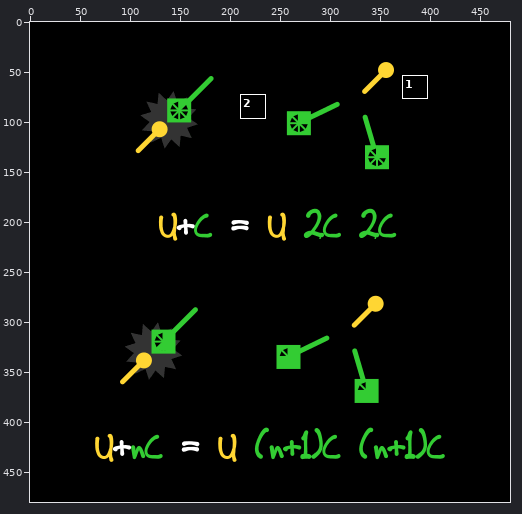
Sprite sheet -- assets/images/help/06.png. Above: a wide view before the commit, with the close-up outlined.
Close-up. As it was:
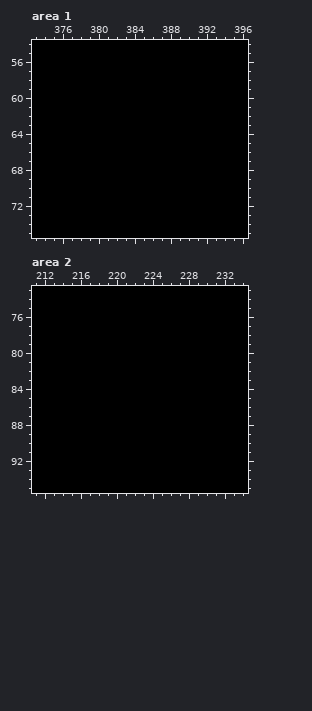
The file is 480x480 pixels. Colours within 5 levels of each other are drawn and written as one. Shown: area 1: x 373..396, y 54..75; area 2: x 211..234, y 73..95. The commit also changed other parts of the picture, which this record leaves out.
After:
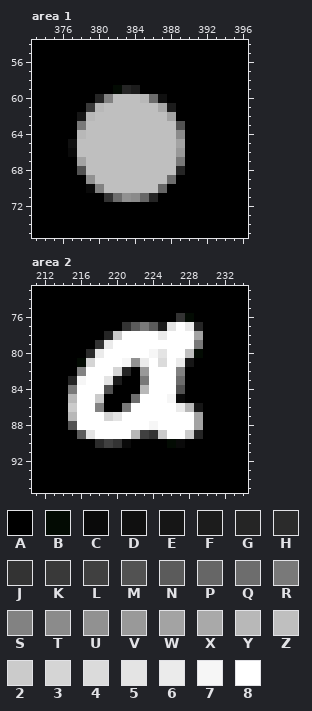
Palette (. is transparent): A #000000  B #030b03  C #0a0a0a  D #101010  E #161616  F #1c1c1c  G #252525  H #2b2b2b  J #333333  K #393939  L #404040  M #525252  N #5b5b5b  P #666666  Q #6d6d6d  R #797979  S #828282  T #8b8b8b  U #919191  V #999999  W #a3a3a3  X #a9a9a9  Y #b8b8b8  Z #bfbfbf  2 #cbcbcb  3 #d5d5d5  4 #dbdbdb  5 #e4e4e4  6 #ebebeb  7 #f6f6f6  8 #ffffff
The exact change:
{"where": "area 1"}
{"y":59,"x":382,"old":"AAA","new":"BGF"}
{"y":60,"x":380,"old":"AAAAAAAA","new":"GSZZZYQD"}
{"y":61,"x":379,"old":"AAAAAAAAAA","new":"KYZZZZZZXF"}
{"y":62,"x":378,"old":"AAAAAAAAAAA","new":"EYZZZZZZZZW"}
{"y":63,"x":378,"old":"AAAAAAAAAAAA","new":"RZZZZZZZZZZM"}
{"y":64,"x":378,"old":"AAAAAAAAAAAA","new":"YZZZZZZZZZZT"}
{"y":65,"x":377,"old":"AAAAAAAAAAAAA","new":"DZZZZZZZZZZZW"}
{"y":66,"x":377,"old":"AAAAAAAAAAAAA","new":"CZZZZZZZZZZZV"}
{"y":67,"x":378,"old":"AAAAAAAAAAAA","new":"WZZZZZZZZZZR"}
{"y":68,"x":378,"old":"AAAAAAAAAAAA","new":"MZZZZZZZZZZG"}
{"y":69,"x":379,"old":"AAAAAAAAAA","new":"UZZZZZZZZQ"}
{"y":70,"x":379,"old":"AAAAAAAAA","new":"CSZZZZZZP"}
{"y":71,"x":381,"old":"AAAAAA","new":"JQUTPG"}
{"where": "area 2"}
{"y":76,"x":227,"old":"AA","new":"JB"}
{"y":77,"x":221,"old":"AAAAAAAAA","new":"JNRNF586G"}
{"y":78,"x":219,"old":"AAAAAAAAAAA","new":"G288886888W"}
{"y":79,"x":218,"old":"AAAAAAAAAAAA","new":"J6888888888R"}
{"y":80,"x":217,"old":"AAAAAAAAAAAAA","new":"H6888887588ZB"}
{"y":81,"x":216,"old":"AAAAAAAAAAAAA","new":"B38887U68486E"}
{"y":82,"x":216,"old":"AAAAAA","new":"S8883G"}
{"y":82,"x":223,"old":"AAAAA","new":"V888S"}
{"y":83,"x":215,"old":"AAAAAA","new":"G7885F"}
{"y":83,"x":223,"old":"AAAAA","new":"R888Q"}
{"y":84,"x":215,"old":"AAAAA","new":"R888M"}
{"y":84,"x":223,"old":"AAAAA","new":"Y888M"}
{"y":85,"x":215,"old":"AAAA","new":"Y882"}
{"y":85,"x":222,"old":"AAAAAA","new":"Q8887C"}
{"y":86,"x":215,"old":"AAAA","new":"288S"}
{"y":86,"x":221,"old":"AAAAAAAAA","new":"R888886YE"}
{"y":87,"x":215,"old":"AAAAAAAAAAAAAAA","new":"Y8883588888888W"}
{"y":88,"x":215,"old":"AAAAAAAAAAAAAAA","new":"M8888888878888W"}
{"y":89,"x":216,"old":"AAAAAAAAAAAAAA","new":"N58888YLJ2882G"}
{"y":90,"x":218,"old":"AAAA","new":"HLJC"}
{"y":90,"x":226,"old":"AA","new":"BC"}
{"label":"changed","picture_box":[68,85,185,202]}
{"label":"changed","picture_box":[68,313,203,448]}
